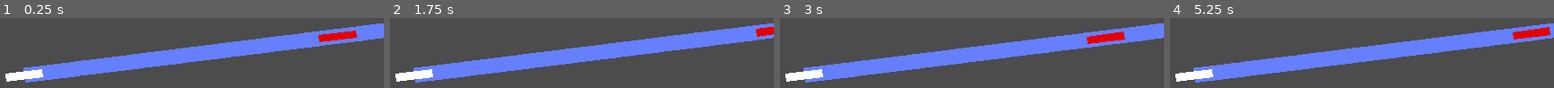
Above: before the commit, frames 1-4 (left to right).
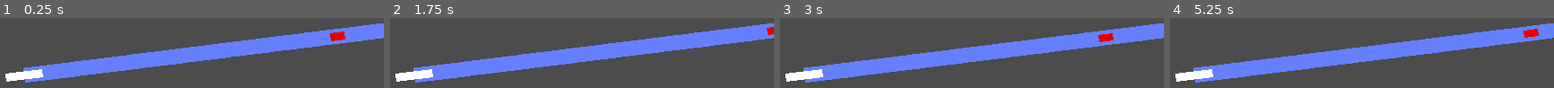
Above: after the commit, the same moments.

Repository: notapixelstudio/flatformer
Game: Godot game, scene res://levels/Move1DPlayground.tscn
The game is run twice, just before and just after one commit, with the same random seed, the same clock (stepped at 60 frames per second) and the same inputs.
Inputs:
- Up to frame 1 (0.25 s): no input
- Up to frame 2 (1.75 s): no input
- Up to frame 3 (3 s): no input
- Up to frame 4 (5.25 s): no input

The runs differ from the first frame. In frame 1, 0.7% of the frame differs, in the area x 82-93%, y 17-35%; in frame 2, 0.3%; in frame 3, 0.7%, in the area x 79-90%, y 19-38%; in frame 4, 0.7%.

Commit message:
enema smaller

Diff:
--- a/godot/levels/Move1DPlayground.tscn
+++ b/godot/levels/Move1DPlayground.tscn
@@ -27,6 +27,9 @@
 "update": 0,
 "values": [ 0.7619, 0.9405 ]
 }
+
+[sub_resource type="RectangleShape2D" id=2]
+extents = Vector2( 20, 10 )
 
 [node name="1DPlayground" type="Node2D"]
 __meta__ = {
@@ -70,6 +73,7 @@
 rotation = -0.124451
 
 [node name="CollisionShape2D" parent="TheRe1D" index="0"]
+shape = SubResource( 2 )
 color = Color( 0.898039, 0, 0, 1 )
 
 [node name="1DActor" parent="." instance=ExtResource( 4 )]
Not shown: 1 places in godot/levels/Move1DPlayground.tscn that only renumber resources
